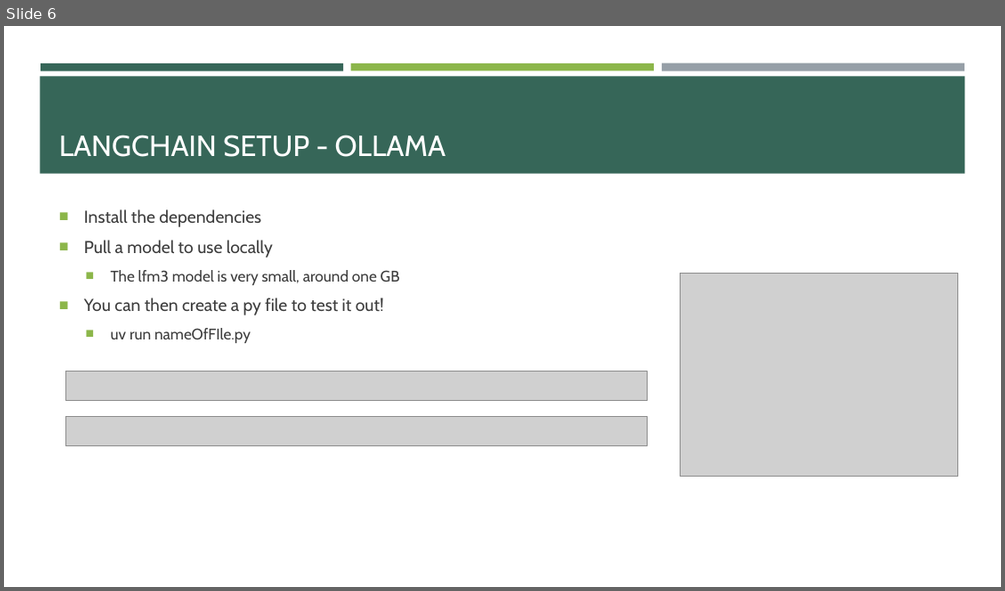
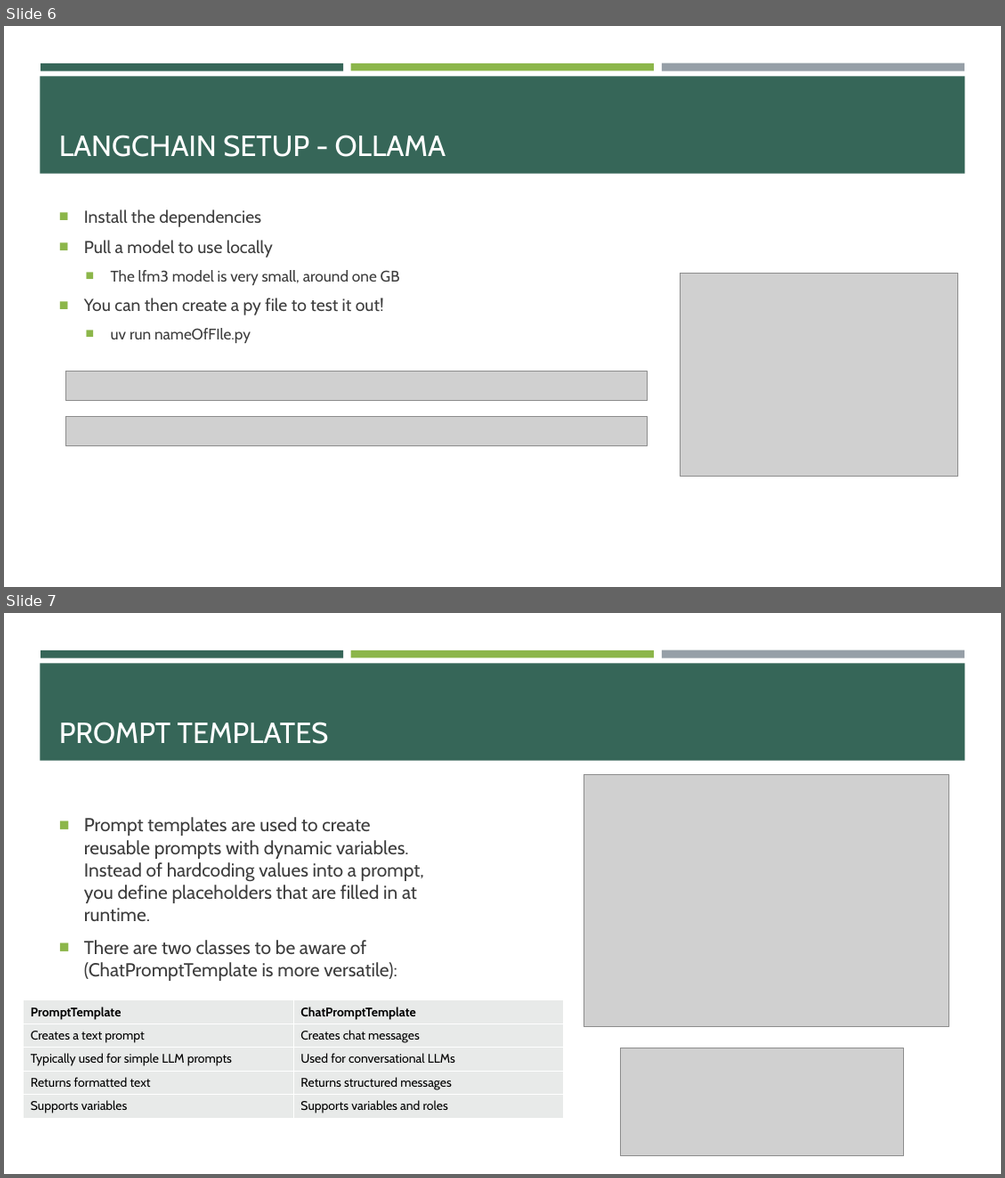
Before and after one commit to e-m-wilson/java-fs, a slide deck: Week_11/langchain.pptx. Shown one above the other, each under a label of ours: slide 6 before the commit, slides 6 and 7 after it. The pictures are 1005x591 and 1005x1178 pixels, drawn with LibreOffice and Linux fonts; fonts in the diff are those of the drawing; grey boxes stand for pictures. Boxes give left, top, right and bottom in pixels: in the first picture for what was removed or moved away, otherwise in the second. Text is boxed around its words. In the diff, an @@ line names an element or a change of style, - is before the commit and + after.

```diff
--- a/Week_11/langchain.pptx
+++ b/Week_11/langchain.pptx
@@ slide 7 added at [4,613,1001,1174], background #FFFFFF; not listed: 4 template elements that a slide beside it also shows @@
@@ title added at [59,722,329,744], 28 pt, text #FFFFFF @@
+PROMPT TEMPLATES
@@ picture added at [583,774,948,1027] @@
@@ text added at [84,817,424,981], 18 pt, text #3D3D3D @@
+■ Prompt templates are used to create reusable prompts with dynamic variables. Instead of hardcoding values into a prompt, you define placeholders that are filled in at runtime.
+■ There are two classes to be aware of (ChatPromptTemplate is more versatile):
@@ table added at [24,1000,563,1117], 5 rows, 2 columns @@
+PromptTemplate | ChatPromptTemplate
+Creates a text prompt | Creates chat messages
+Typically used for simple LLM prompts | Used for conversational LLMs
+Returns formatted text | Returns structured messages
+Supports variables | Supports variables and roles
@@ picture added at [620,1047,904,1155] @@
```
Also in this commit, not shown: 1 slide changed, 11 other slides added, 18 other files.
